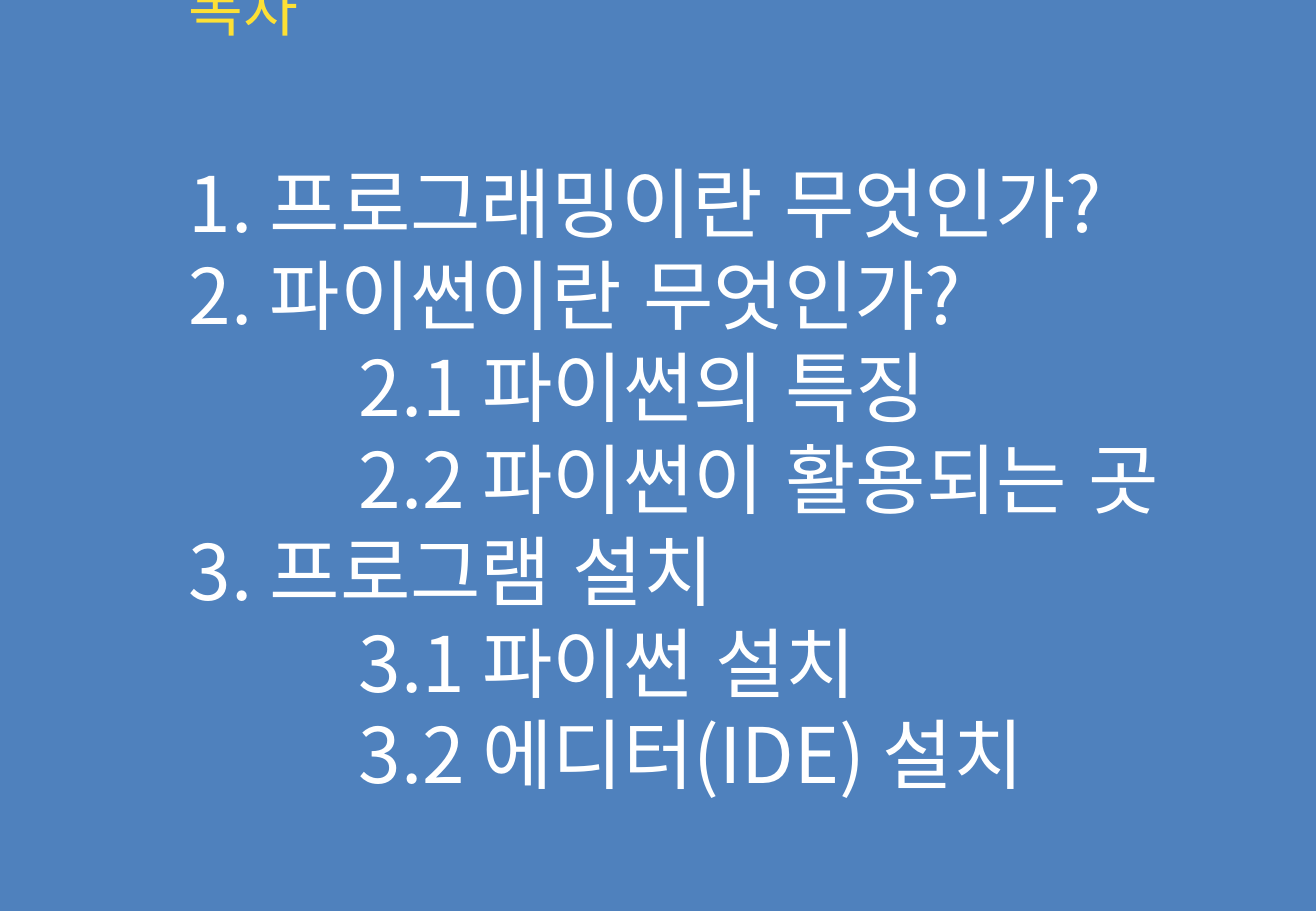
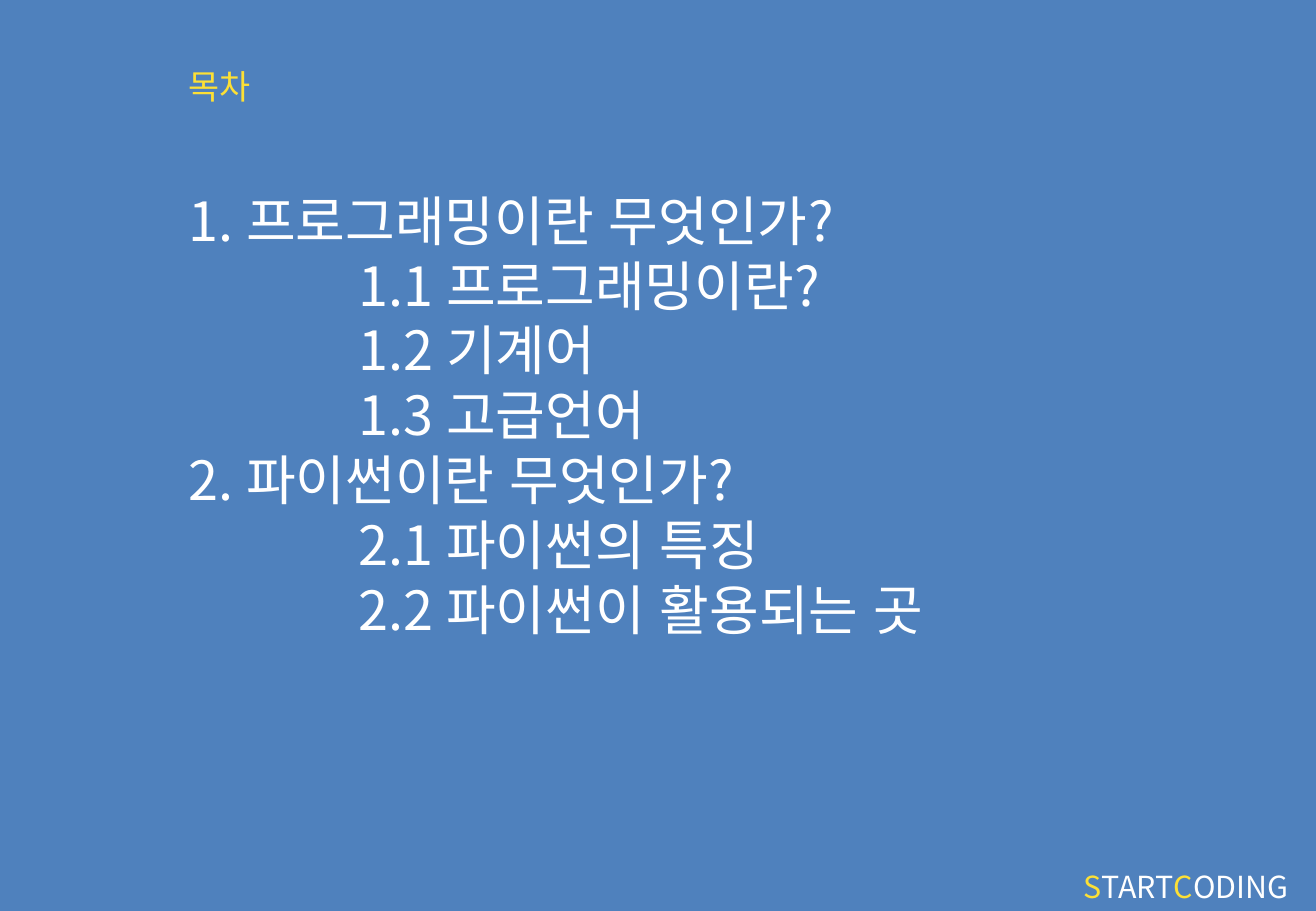
Before and after one commit to kwonkijun/python, a slide deck: slide 2 of 파이썬기초(PPT)/파이썬 기초 1강_강의소개.pptx. Drawn at 1316x911 pixels with LibreOffice and Linux fonts; fonts in the diff are those of the drawing. Boxes give left, top, right and bottom in pixels: in the first picture for what was removed or moved away, otherwise in the second. Text is boxed around its words. In the diff, an @@ line names an element or a change of style, - is before the commit and + after.

```diff
--- a/파이썬기초(PPT)/파이썬 기초 1강_강의소개.pptx
+++ b/파이썬기초(PPT)/파이썬 기초 1강_강의소개.pptx
@@ title at [189, 71, 924, 635]: text changed; size 45.4 to 32 pt @@
-목차
-1. 프로그래밍이란 무엇인가?
-2. 파이썬이란 무엇인가?
-2.1 파이썬의 특징
-2.2 파이썬이 활용되는 곳
-3. 프로그램 설치
-3.1 파이썬 설치
-3.2 에디터(IDE) 설치
+목차
+1. 프로그래밍이란 무엇인가?
+1.1 프로그래밍이란?
+1.2 기계어
+1.3 고급언어
+2. 파이썬이란 무엇인가?
+2.1 파이썬의 특징
+2.2 파이썬이 활용되는 곳
@@ text added at [1084, 875, 1289, 899], 18 pt, text #FFFFFF @@
+STARTCODING
```
Also in this commit, not shown: 14 other slides changed, 3 slides added, 3 slides removed, 12 other files.
